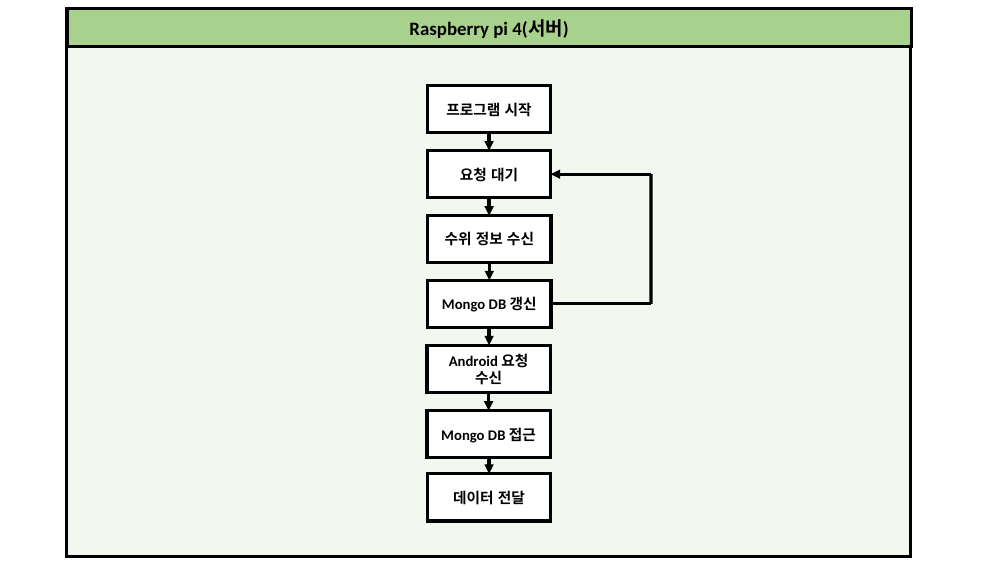
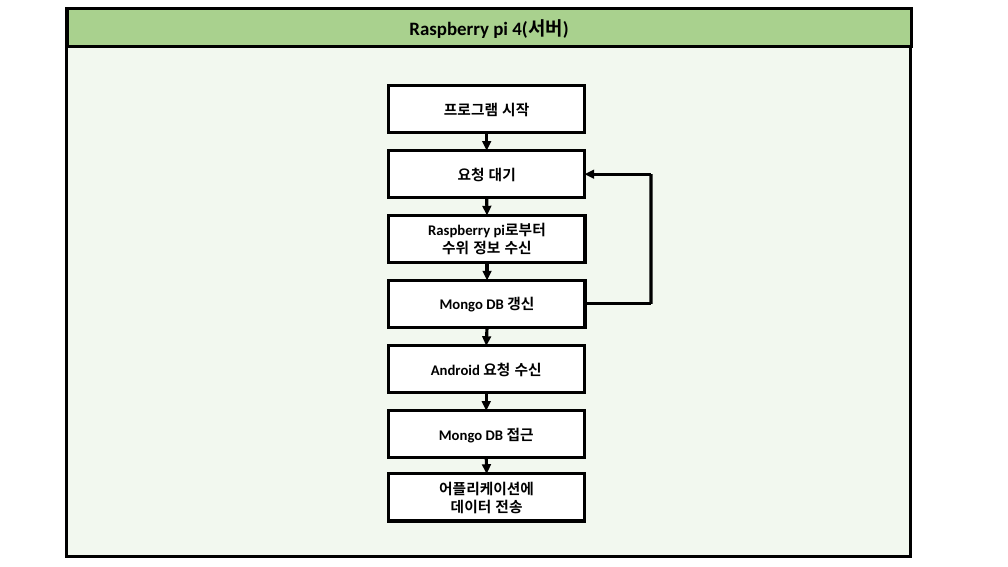
Before and after one commit to hyu-embedded/Embedded_Contest2022, a slide deck: slide 9 of Figure_file_1.pptx (slide 7 before the commit). Drawn at 1008x567 pixels with LibreOffice and Linux fonts; fonts in the diff are those of the drawing. Boxes give left, top, right and bottom in pixels: in the first picture for what was removed or moved away, otherwise in the second. Text is boxed around its words. In the diff, an @@ line names an element or a change of style, - is before the commit and + after.

```diff
--- a/Figure_file_1.pptx
+++ b/Figure_file_1.pptx
@@ rectangle "프로그램 시작": place and size @@
-rectangle "프로그램 시작" at box(427, 85, 551, 133)
+rectangle "프로그램 시작" at box(389, 85, 585, 133)
@@ rectangle "요청 대기": place and size @@
-rectangle "요청 대기" at box(427, 150, 551, 198)
+rectangle "요청 대기" at box(389, 150, 585, 198)
@@ arrow moved from (651, 174) - (551, 174) to (651, 174) - (585, 174) @@
@@ rectangle "Raspberry pi로부터": place and size @@
-rectangle "Raspberry pi로부터" at box(428, 216, 551, 263)
+rectangle "Raspberry pi로부터" at box(389, 216, 585, 263)
@@ text in rectangle at box(428, 223, 546, 238): paragraph added @@
+Raspberry pi로부터
@@ rectangle "Mongo DB 갱신": place and size @@
-rectangle "Mongo DB 갱신" at box(428, 281, 551, 328)
+rectangle "Mongo DB 갱신" at box(389, 281, 585, 328)
@@ arrow moved from (489, 346) - (489, 327) to (486, 346) - (487, 327) @@
@@ line moved from (551, 304) - (651, 304) to (585, 304) - (651, 304) @@
@@ rectangle "Android 요청 수신": place and size @@
-rectangle "Android 요청 수신" at box(427, 346, 551, 393)
+rectangle "Android 요청 수신" at box(389, 346, 585, 393)
@@ rectangle "Mongo DB 접근": place and size @@
-rectangle "Mongo DB 접근" at box(427, 411, 551, 458)
+rectangle "Mongo DB 접근" at box(389, 411, 585, 458)
@@ rectangle "어플리케이션에": place and size @@
-rectangle "어플리케이션에" at box(427, 474, 551, 522)
+rectangle "어플리케이션에" at box(389, 474, 585, 522)
@@ arrow moved from (489, 474) - (489, 456) to (487, 474) - (486, 458) @@
@@ text in rectangle at box(439, 481, 534, 514): text changed @@
-데이터 전달
+어플리케이션에
+데이터 전송
```
Also in this commit, not shown: 4 other slides changed, 1 slide added, 1 slide removed, 38 other files.
